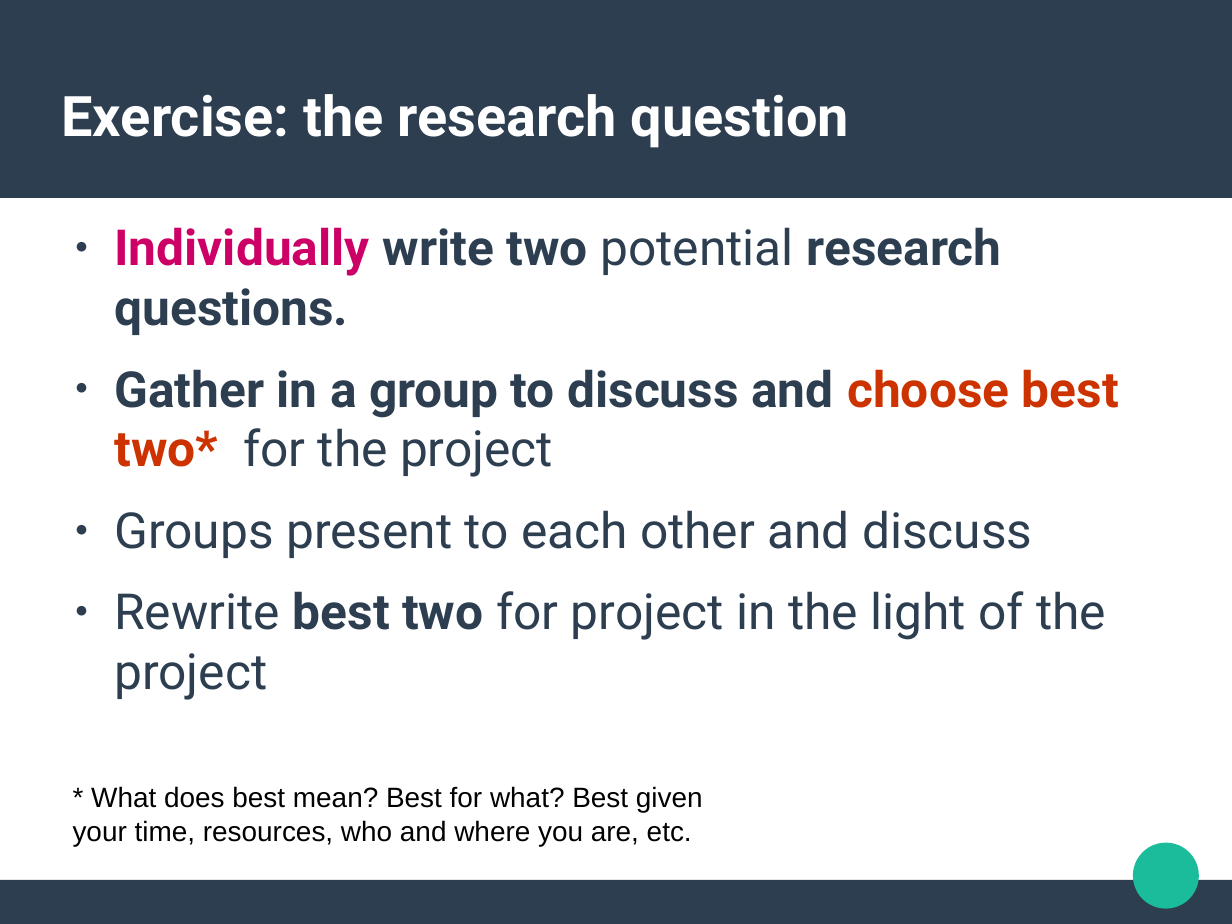
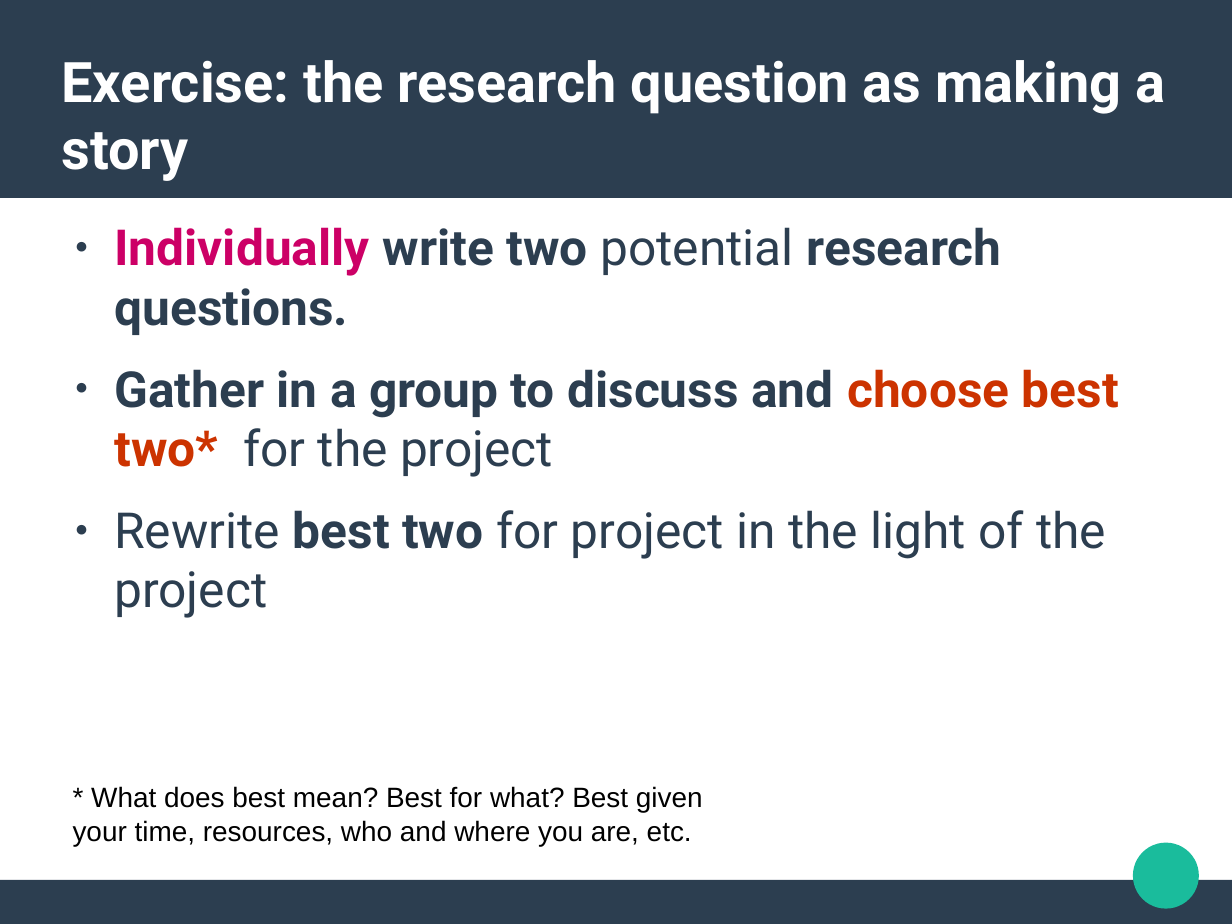
Before and after one commit to rian39/socl923, a slide deck: slide 19 of lectures/week8.odp. Drawn at 1232x924 pixels with LibreOffice and Linux fonts; fonts in the diff are those of the drawing. Boxes give left, top, right and bottom in pixels: in the first picture for what was removed or moved away, otherwise in the second. Text is boxed around its words. In the diff, an @@ line names an element or a change of style, - is before the commit and + after.

```diff
--- a/lectures/week8.odp
+++ b/lectures/week8.odp
@@ title at (62,60,1165,181): text changed @@
-Exercise: the research question
+Exercise: the research question as making a story
@@ text at (114,510,1032,558): paragraph removed @@
-● Groups present to each other and discuss
```
Also in this commit, not shown: 9 other slides changed, 3 slides added, 2 slides removed, 2 other files.
